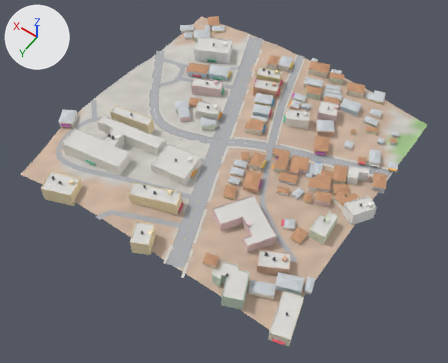
Before and after pictures for a commit that changed the glTF model city/hi/t_1_-1.glb.
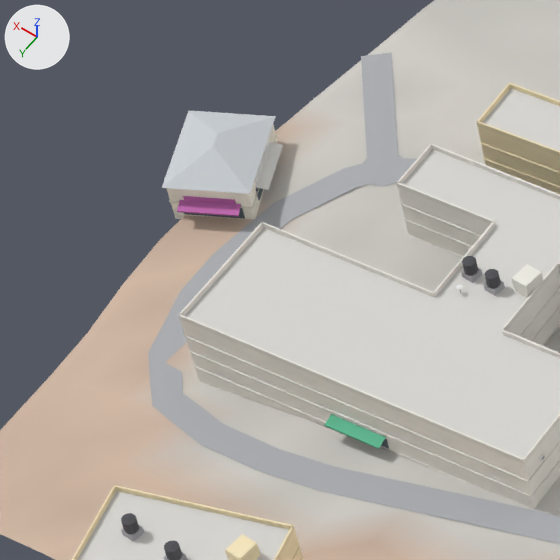
The first picture shows the older version from a camera (50 mm lens) standing at (181.0, 167.0, 425.0) and looking at (371.0, -99.0, 6.0). The close-ups show the older and then the newer version on the part from 7% to 28% of the width and 25% to 51% of the height of that picture. Only the edits that show in the close-ups are written down. Every picture has the same lights, and +X, +Y and +Z are marked at upper left. Vertices at exactly the same position are counted once.

Names of what the first close-up shows: 'Buildings-col', 'Details', 'Roads-col', 'Terrain-col'.
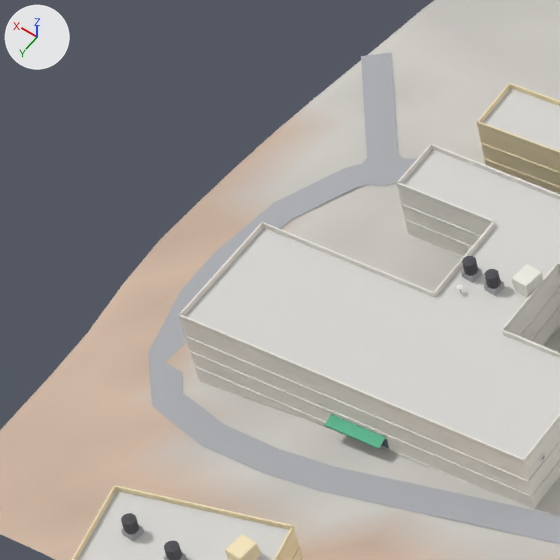
What differs and where, as boxes [x1, y1, x2, y2] in the close-ups (560 x 560 px):
part 1 of me_buildings_col, deleted: before [166, 112, 278, 219]
part 2 of me_buildings_col, deleted: before [162, 111, 276, 194]
part 3 of me_details, deleted: before [169, 134, 283, 219]

Diff of the bpy script that builds the scene:
```diff
--- a/city/hi/t_1_-1.glb.py
+++ b/city/hi/t_1_-1.glb.py
@@ me_buildings_col @@
 # used by ob_buildings_col; location = (0.0, 0.0, 0.0)
-me_buildings_col.from_pydata(...)  # 1332 vertices, 1558 faces; spans x 245.0..521.0, y -263.0..10.0, z 13.0..41.0
+me_buildings_col.from_pydata(...)  # 1318 vertices, 1542 faces; spans x 245.0..519.0, y -263.0..10.0, z 13.0..41.0
+# me_buildings_col part 1: the loose piece of 8 vertices spanning x 503.0..521.0, y -71.0..-53.0, z 26.0..33.0 is deleted
+# me_buildings_col part 2: the loose piece of 6 vertices spanning x 502.0..521.0, y -72.0..-52.0, z 32.0..35.0 is deleted
+# other edits to the shape of me_buildings_col do not show in these pictures
 me_buildings_col.materials.append(mat_wall)
@@ me_details @@
 # used by ob_details; location = (0.0, 0.0, 0.0)
-me_details.from_pydata(...)  # 7516 vertices, 12178 faces; spans x 245.0..521.0, y -256.0..10.0, z 17.0..44.0
+me_details.from_pydata(...)  # 7388 vertices, 11982 faces; spans x 245.0..507.0, y -256.0..10.0, z 17.0..44.0
+# me_details part 3: 15 loose pieces with 128 vertices, spanning x 503.0..521.0, y -71.0..-52.0, z 27.0..31.0, are deleted
+# other edits to the shape of me_details do not show in these pictures
 me_details.materials.append(mat_props)
```
